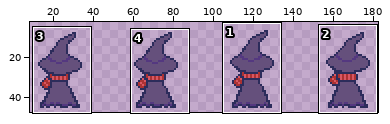
A sprite sheet gets an edit: Bat_Brewery/Assets/Player/Sprites/Bat-bl.png. The first picture is a wide view before the edit; the outline marks the close-up.
Close-up. Old version:
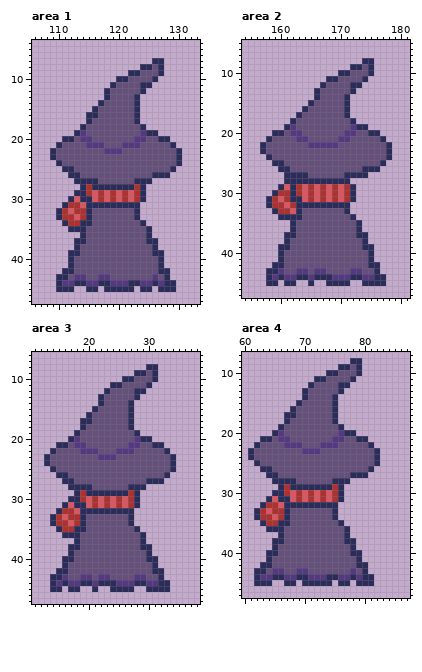
The file is 192x48 pixels. Shown: area 1: x 106..133, y 4..47; area 2: x 154..181, y 5..47; area 3: x 11..38, y 6..47; area 4: x 60..87, y 7..47. The old version is drawn lined up with the new one. The wide view leaves out empty margins.
After:
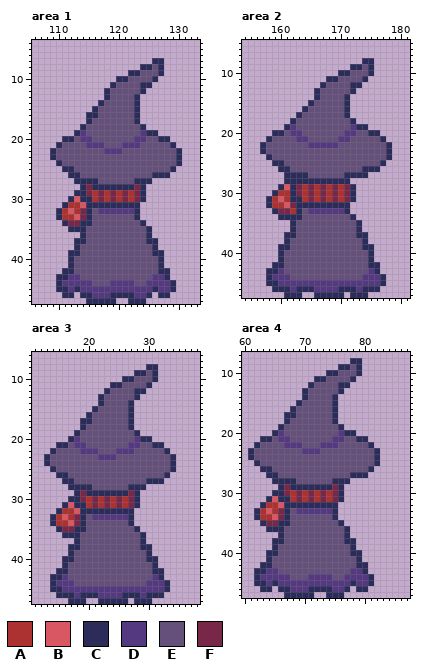
Palette (. is transparent): A #ac3232  B #d95763  C #2c2c5b  D #543880  E #65507c  F #782749
Changes in this commit:
drawings rearranged on the sheet (the old picture shows each at its new place)
Changed rows in their new state; - is an unchanged pixel.
Area 1:
first column x 112:
28 ---F-------F
29 ---FAFAFAFAF
30 ----AFAFAFAF
32 --F--DDDDDD-
33 --F---------
34 FF----------
first column x 111:
43 -D-E--EE--------D-
44 --DD-EEE---DEE-D-D
45 -DCDDDDDDDDDDDDCDD
46 CC-CCDDDCCCCDDC-CC
47 ----CCCCC--CCC----
Area 2:
first column x 160:
29 ---FAFAFAFAF
30 ---FAFAFAFAF
31 ----AFAFAFAF
32 --F---------
33 FFA--DDDDDD-
first column x 159:
43 ----EE-EE----EE-D-
44 -D-EEEEEEEEEEEE--D
45 -DDDDDDDDDDDDDDDDD
46 CCCDCCCDDDDCCCDCCC
47 --CCC--CCCCC-CCC--
Area 3:
first column x 16:
29 ---F-------F
30 ---FAFAFAFAF
31 ----AFAFAFAF
33 --F--DDDDDD-
34 --F---------
35 FF----------
first column x 15:
43 ----EE-EE----EE-D-
44 -D-EEEEEEEEEEEE--D
45 -DDDDDDDDDDDDDDDDD
46 CCCDCCCDDDDCCCDCCC
47 --CCC--CCCCC-CCC--
Area 4:
first column x 64:
29 ---F-------F
30 ---FAFAFAFAF
31 ----AFAFAFAF
33 --F--DDDDDD-
34 --F---------
35 FF----------
first column x 63:
43 -D-E--EE--------D-
44 --DD-EEE---DEE-D-D
45 -DCDDDDDDDDDDDDCDD
46 CC-CCDDDCCCCDDC-CC
47 ----CCCCC--CCC----
